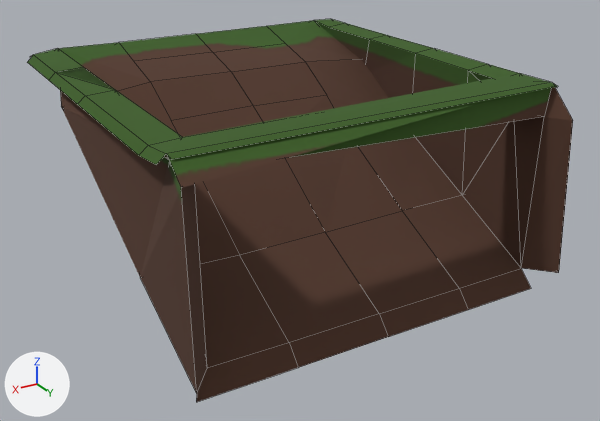
Before and after pictures for a commit that changed the Blender file forall/chunkconts/hills/ramptocave.blend.
Both versions are drawn from a 50 mm lens placed at (63.6, 113.7, 61.0), pointed at (-1.2, 5.7, 7.0). The lights are fixed; the arrows at lower left show +X, +Y and +Z. Mesh edges are drawn as thin lines.
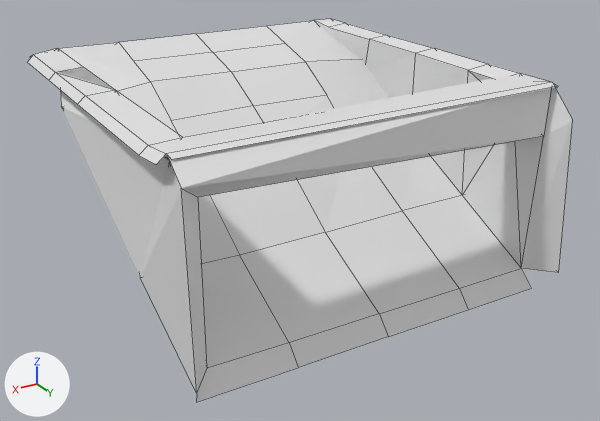
What differs and where, as boxes [x1, y1, x2, y2] in the pictures (600 x 421 px; the box of a moved part takes in the faces that stretch with it):
'Plane', recoloured, reshaped (brown to white)
    both: [27, 19, 573, 402]
part 1 of me_plane, moved or reshaped
    both: [167, 87, 573, 392]

What the commit changed:
me_plane has 91 vertices, 83 faces and spans x -1.05..1.06, y -1.06..1.15, z -0.17..2.01.
me_plane is used by ob_plane; location (0.0, 0.0, 0.0); scale (30.0, 30.0, 15.0).
me_plane no longer uses material mat_material (picture img_greentodirt_png).
Part 1, on me_plane:
Vertex 38 of me_plane moves from (-0.94, 1.03, 1.69) at pixel (544, 116) to (-0.95, 1.03, 1.48) at pixel (543, 136).
Vertex 59 of me_plane moves from (0.92, 1.0, 1.8) to (0.91, 1.0, 1.59) at pixel (198, 197).
